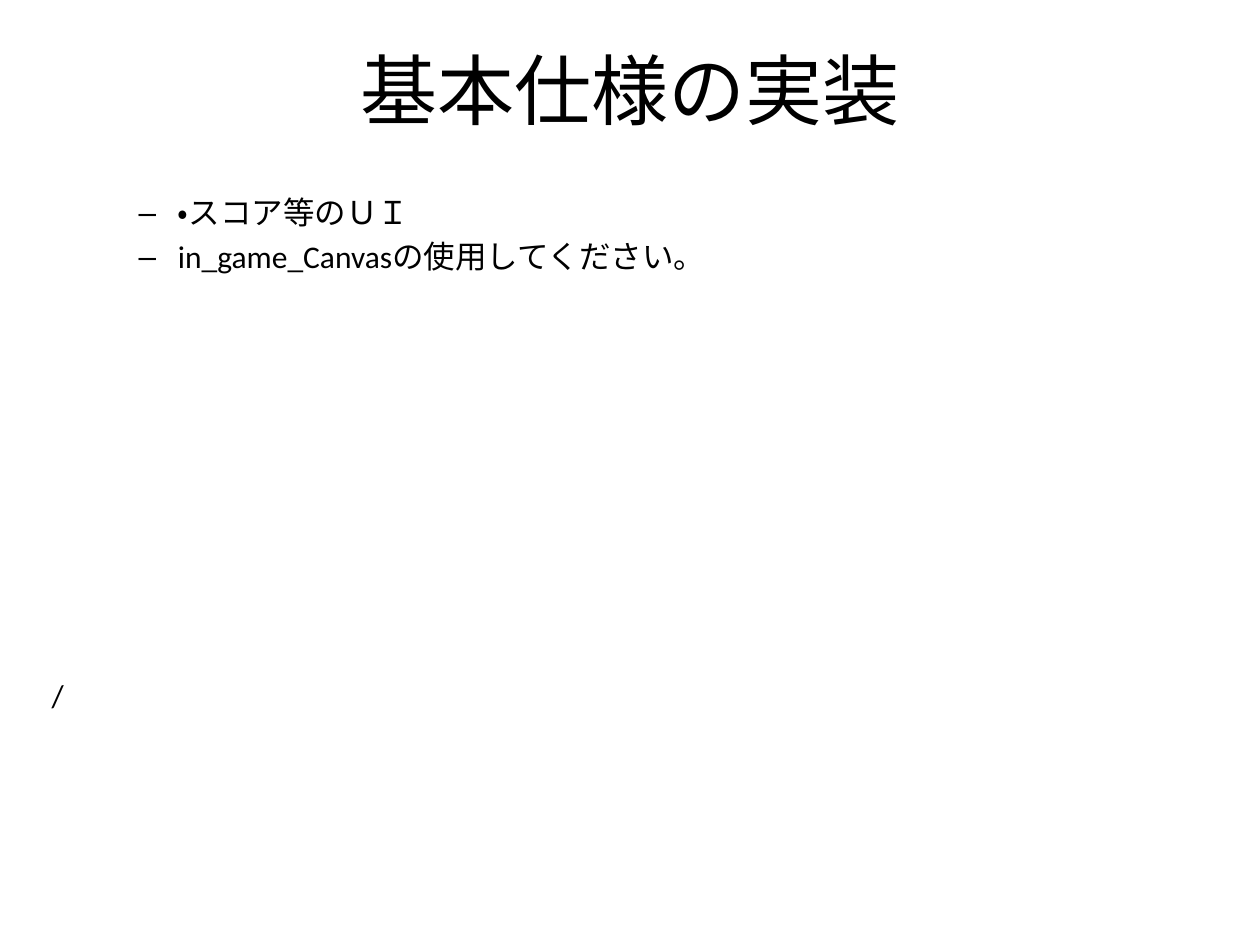
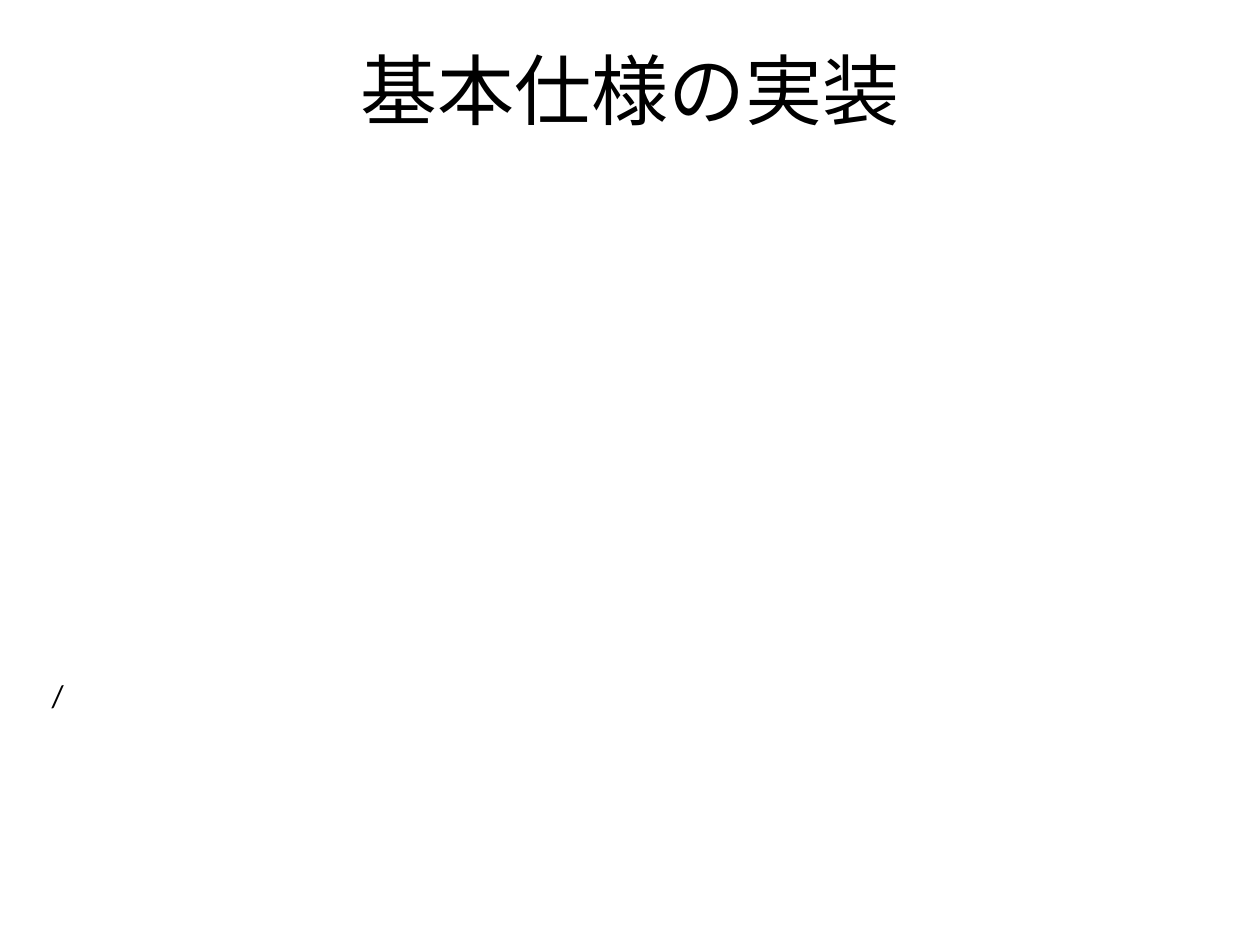
Before and after one commit to flash-kudo/shooting-01, a slide deck: slide 10 of project/資料/スマホ最適化縦STG_修正要望.pptx (slide 9 before the commit). Drawn at 1260x945 pixels with LibreOffice and Linux fonts; fonts in the diff are those of the drawing. Boxes give left, top, right and bottom in pixels: in the first picture for what was removed or moved away, otherwise in the second. Text is boxed around its words. In the diff, an @@ line names an element or a change of style, - is before the commit and + after.

```diff
--- a/project/資料/スマホ最適化縦STG_修正要望.pptx
+++ b/project/資料/スマホ最適化縦STG_修正要望.pptx
@@ text removed at (178,197,705,274) @@
-  – ・スコア等のＵＩ
-  – in_game_Canvasの使用してください。
```
Also in this commit, not shown: 1 other slide changed, 1 slide added, 1 other file.
